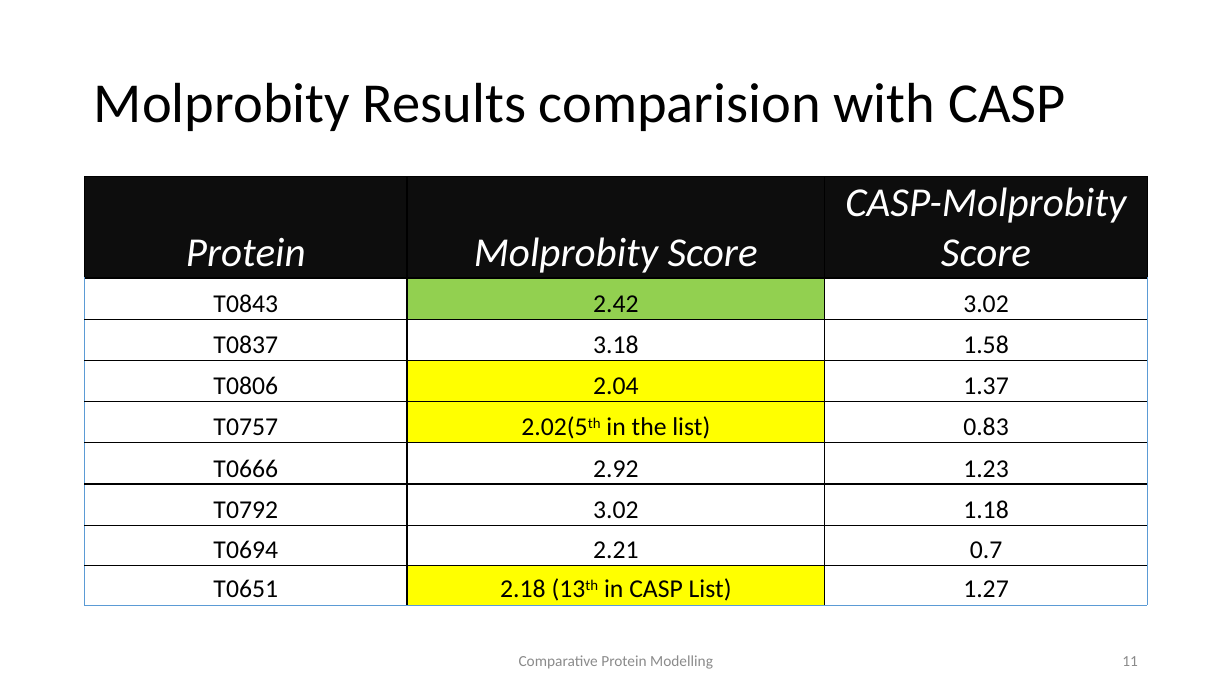
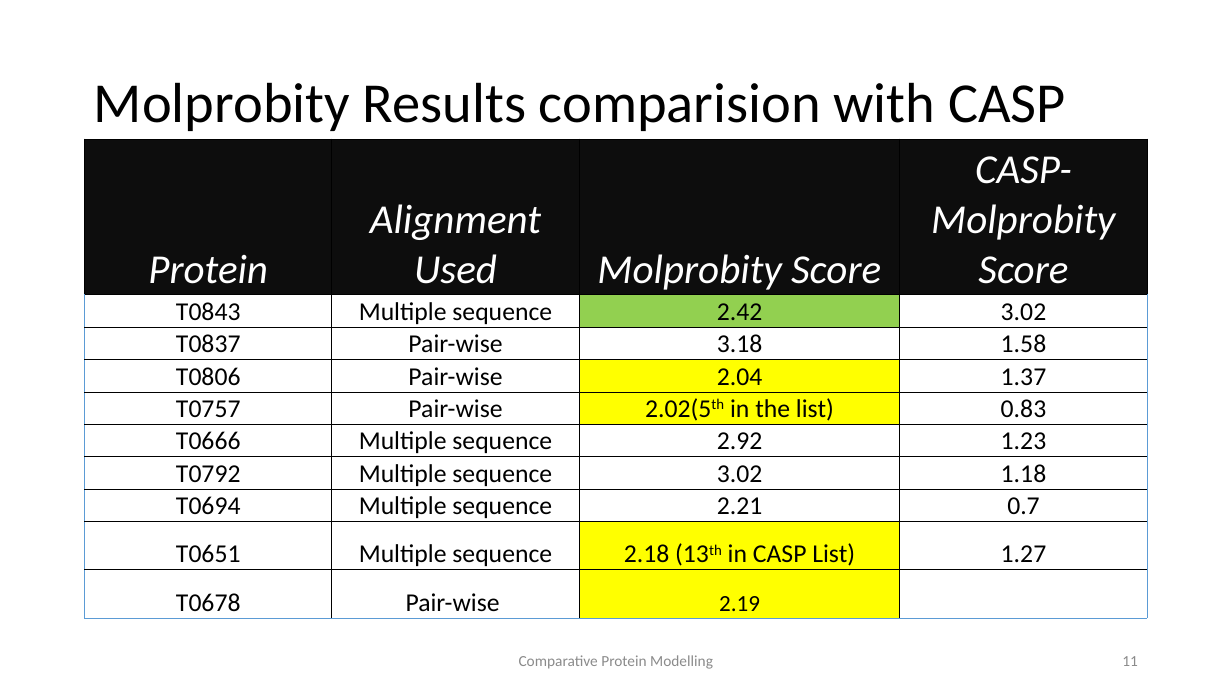
Before and after one commit to SaiManikanta23/Comparative-Protein-Modelling, a slide deck: slide 11 of ComparativeProteinSequence.pptx. Drawn at 1232x693 pixels with LibreOffice and Linux fonts; fonts in the diff are those of the drawing. Boxes give left, top, right and bottom in pixels: in the first picture for what was removed or moved away, otherwise in the second. Text is boxed around its words. In the diff, an @@ line names an element or a change of style, - is before the commit and + after.

```diff
--- a/ComparativeProteinSequence.pptx
+++ b/ComparativeProteinSequence.pptx
@@ table at (85, 140, 1149, 616) @@
-Protein | Molprobity Score | CASP-Molprobity Score
-T0843 | 2.42 | 3.02
-T0837 | 3.18 | 1.58
-T0806 | 2.04 | 1.37
-T0757 | 2.02(5th in the list) | 0.83
-T0666 | 2.92 | 1.23
-T0792 | 3.02 | 1.18
-T0694 | 2.21 | 0.7
-T0651 | 2.18 (13th in CASP List) | 1.27
+Protein | Alignment Used | Molprobity Score | CASP-Molprobity Score
+T0843 | Multiple sequence | 2.42 | 3.02
+T0837 | Pair-wise | 3.18 | 1.58
+T0806 | Pair-wise | 2.04 | 1.37
+T0757 | Pair-wise | 2.02(5th in the list) | 0.83
+T0666 | Multiple sequence | 2.92 | 1.23
+T0792 | Multiple sequence | 3.02 | 1.18
+T0694 | Multiple sequence | 2.21 | 0.7
+T0651 | Multiple sequence | 2.18 (13th in CASP List) | 1.27
+T0678 | Pair-wise | 2.19 | 
@@ table: place and size @@
-table at (85, 177, 1148, 605)
+table at (85, 140, 1149, 616)
```
Also in this commit, not shown: 2 other files.
